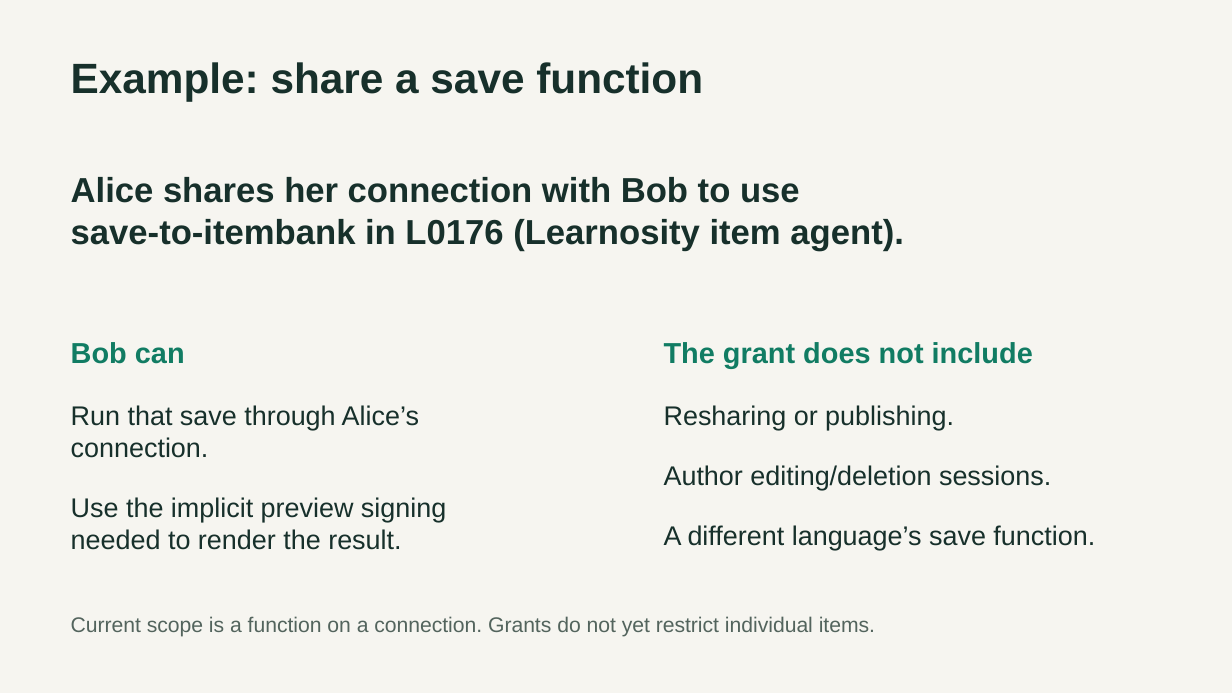
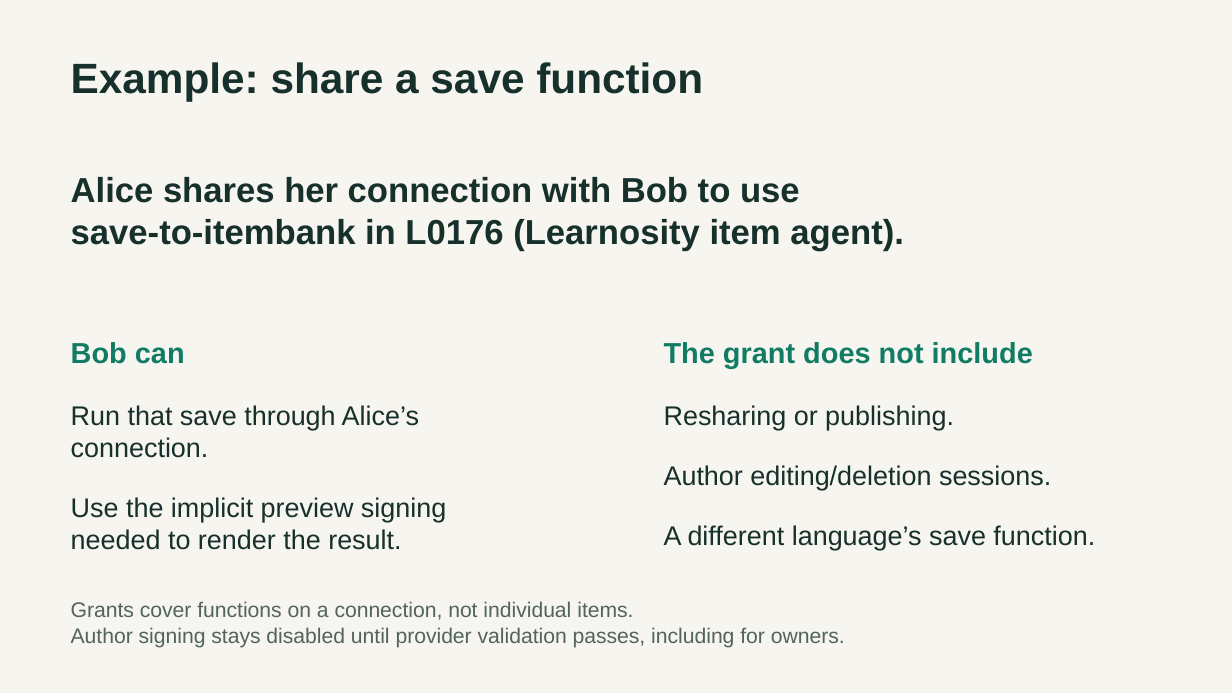
Before and after one commit to graffiticode/graffiticode, a slide deck: slide 5 of docs/graffiticode-capability-security-spacing.pptx. Drawn at 1232x693 pixels with LibreOffice and Linux fonts; fonts in the diff are those of the drawing. Boxes give left, top, right and bottom in pixels: in the first picture for what was removed or moved away, otherwise in the second. Text is boxed around its words. In the diff, an @@ line names an element or a change of style, - is before the commit and + after.

```diff
--- a/docs/graffiticode-capability-security-spacing.pptx
+++ b/docs/graffiticode-capability-security-spacing.pptx
@@ text at [71,601,845,648]: text changed @@
-Current scope is a function on a connection. Grants do not yet restrict individual items.
+Grants cover functions on a connection, not individual items.
+Author signing stays disabled until provider validation passes, including for owners.
```
Also in this commit, not shown: 3 other slides changed, 2 slides added, 2 slides removed.
